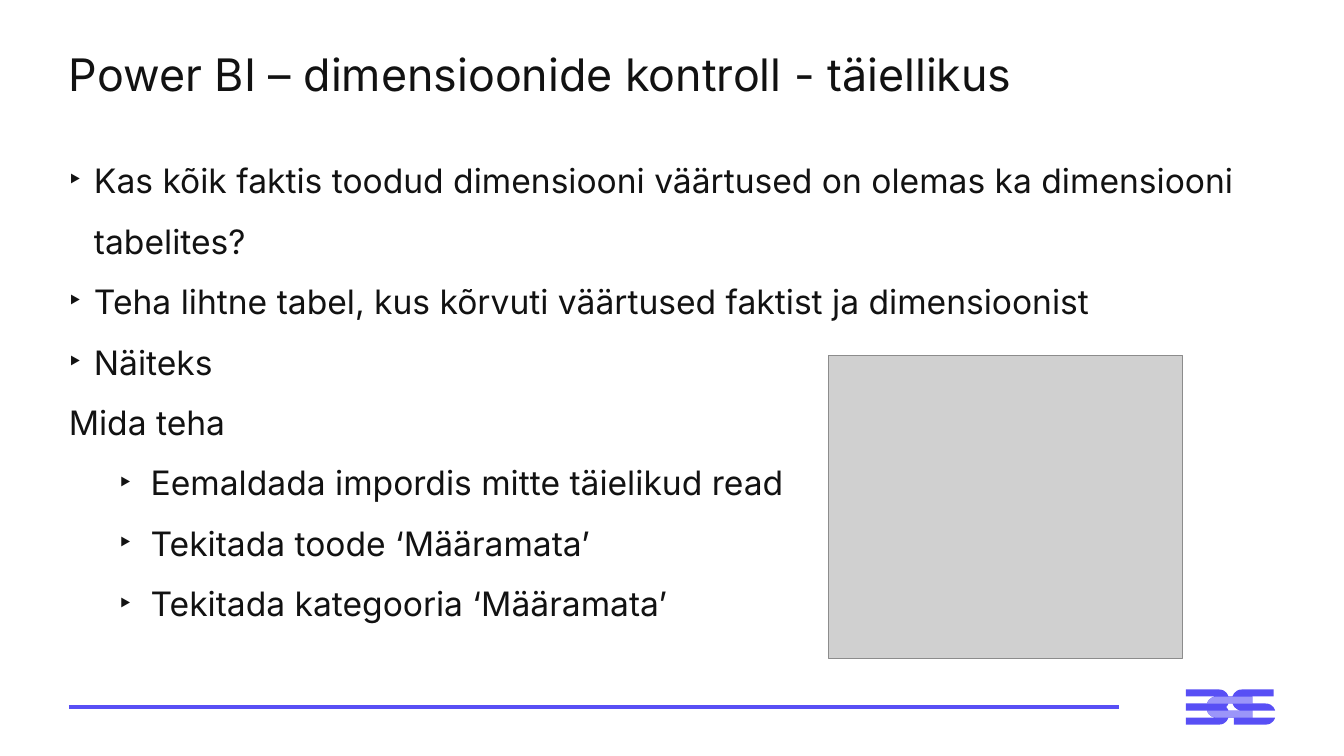
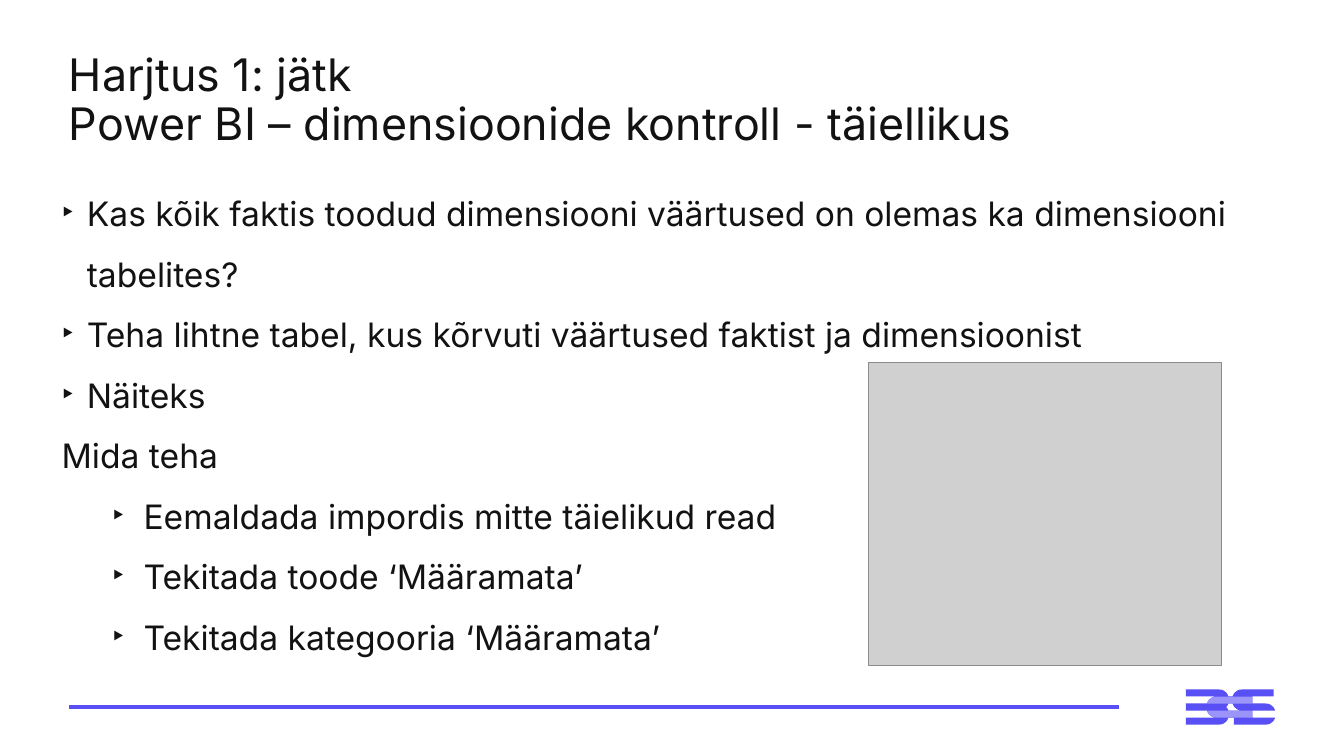
Before and after one commit to emilieabel/andmetarkus, a slide deck: slide 20 of Materjalid/Day2 Andmete elutsükkel Power BI/2-paev-andmetarkus-esitlus.pptx (slide 18 before the commit). Drawn at 1344x756 pixels with LibreOffice and Linux fonts; fonts in the diff are those of the drawing; grey boxes stand for pictures. Boxes give left, top, right and bottom in pixels: in the first picture for what was removed or moved away, otherwise in the second. Text is boxed around its words. In the diff, an @@ line names an element or a change of style, - is before the commit and + after.

```diff
--- a/Materjalid/Day2 Andmete elutsükkel Power BI/2-paev-andmetarkus-esitlus.pptx
+++ b/Materjalid/Day2 Andmete elutsükkel Power BI/2-paev-andmetarkus-esitlus.pptx
@@ title at [69, 57, 1011, 141]: text changed @@
-Power BI – dimensioonide kontroll - täiellikus
+Harjtus 1: jätk
+Power BI – dimensioonide kontroll - täiellikus
@@ text "Kas kõik faktis toodud dimensiooni ...": place and size @@
-text "Kas kõik faktis toodud dimensiooni ..." at [69, 167, 1233, 624]
+text "Kas kõik faktis toodud dimensiooni ..." at [62, 200, 1226, 658]
@@ picture: place and size @@
-picture at [829, 355, 1183, 658]
+picture at [868, 362, 1222, 665]
```
Also in this commit, not shown: 5 other slides changed, 5 slides added, 2 slides removed, 2 other files.
